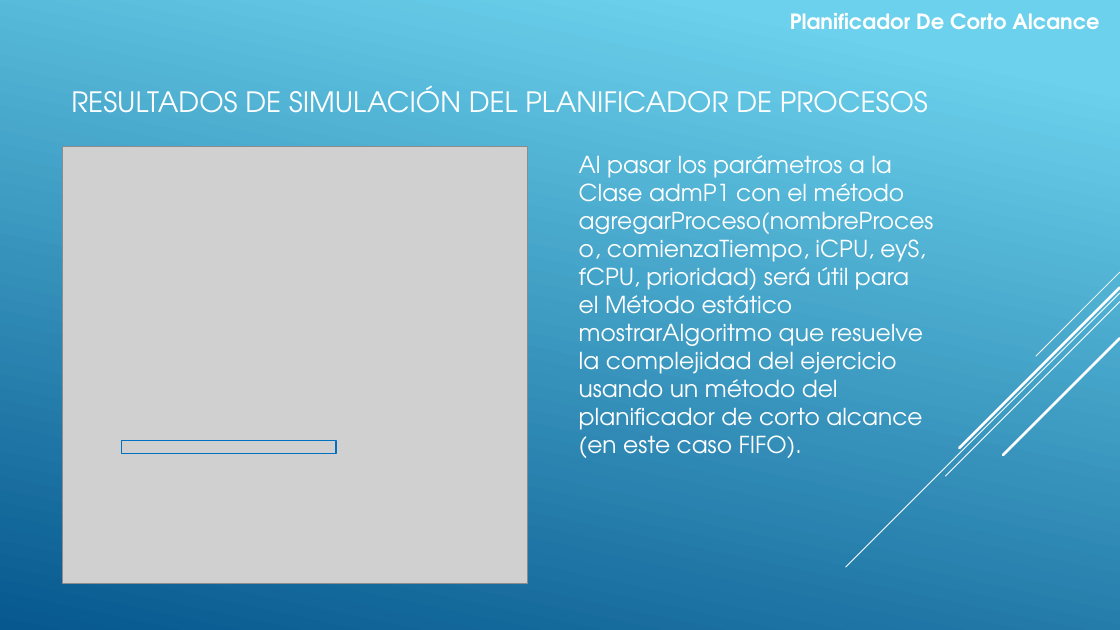
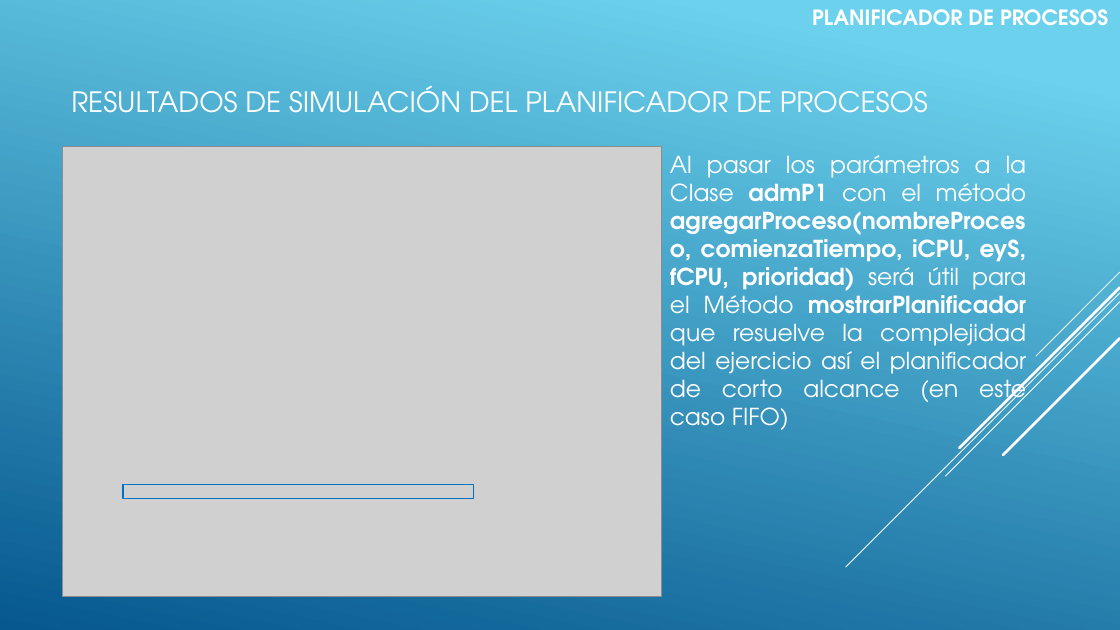
Before and after one commit to Victor-UNLa/SO.01.PlanificadorCortoAlcance, a slide deck: slide 6 of Documento/SO.01.PlanificadorCortoAlcance.pptx. Drawn at 1120x630 pixels with LibreOffice and Linux fonts; fonts in the diff are those of the drawing; grey boxes stand for pictures. Boxes give left, top, right and bottom in pixels: in the first picture for what was removed or moved away, otherwise in the second. Text is boxed around its words. In the diff, an @@ line names an element or a change of style, - is before the commit and + after.

Commit message:
Se Agrega admTablaProcesos y se Mejora Test
Nueva Clase admTablaProcesos
los test mostrar planificadores mejorados y mostrar Resultados Nuevo¡¡¡

```diff
--- a/Documento/SO.01.PlanificadorCortoAlcance.pptx
+++ b/Documento/SO.01.PlanificadorCortoAlcance.pptx
@@ text at [812, 9, 1108, 25]: text changed @@
-Planificador De Corto Alcance
+PLANIFICADOR DE PROCESOS
@@ picture: place and size @@
-picture at [63, 146, 528, 584]
+picture at [63, 146, 662, 597]
@@ text at [670, 155, 1027, 430]: text changed @@
-Al pasar los parámetros a la Clase admP1 con el método agregarProceso(nombreProceso, comienzaTiempo, iCPU, eyS, fCPU, prioridad) será útil para el Método estático mostrarAlgoritmo que resuelve la complejidad del ejercicio usando un método del planificador de corto alcance (en este caso FIFO).
+Al pasar los parámetros a la Clase admP1 con el método agregarProceso(nombreProceso, comienzaTiempo, iCPU, eyS, fCPU, prioridad) será útil para el Método mostrarPlanificador que resuelve la complejidad del ejercicio así el planificador de corto alcance (en este caso FIFO)
@@ rectangle: place and size @@
-rectangle at [122, 440, 336, 454]
+rectangle at [124, 484, 474, 498]
```
Also in this commit, not shown: 17 other slides changed, 2 slides added, 11 other files.
